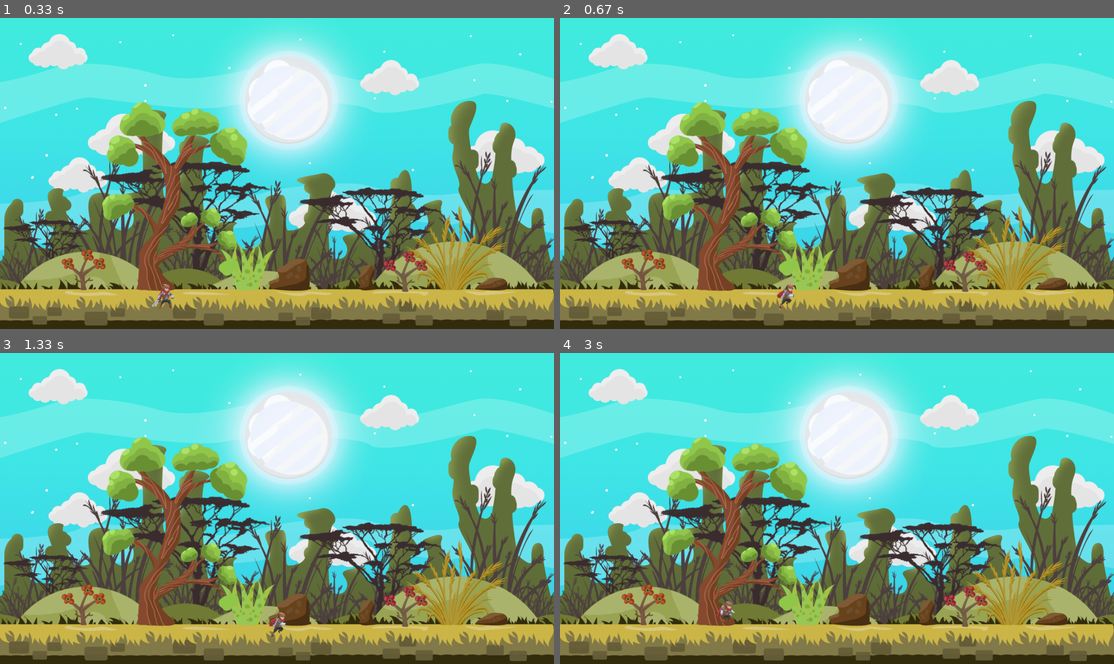
Above: before the commit, frames 1-4 (two rows, left to right).
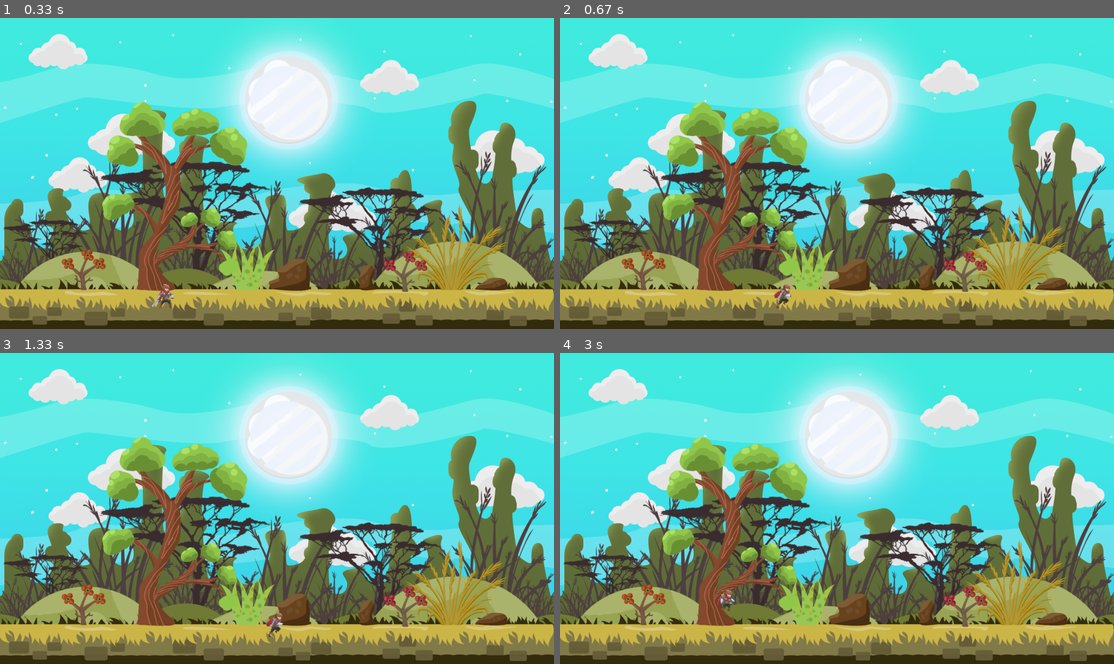
Above: after the commit, the same moments.

Repository: ethanwaggoner/Pygame_Game
Game: pygame game, started from Main.py
Same seed, same stepped clock (60 frames per second), same inputs: the game is played once before the commit and once after it.
Inputs:
- Up to frame 1 (0.33 s): no input
- Up to frame 2 (0.67 s): hold D from 0.33 s (still down)
- Up to frame 3 (1.33 s): release D at 0.8 s; hold W 0.83-1.13 s; hold D from 1.17 s (still down)
- Up to frame 4 (3 s): release D at 1.63 s; hold A 1.67-2.2 s; hold A 2.23-2.63 s; hold W from 2.67 s (still down)

Frame 1 is identical in both runs. In frame 2, 0.1% of the frame differs, in the area x 38-43%, y 85-94%; in frame 3, 0.1%; in frame 4, 0.2%, in the area x 28-32%, y 76-87%.

Commit message:
Added Enemy1 + animations

Diff:
--- a/Enemy.py
+++ b/Enemy.py
@@ -6,6 +6,7 @@
 
     def __init__(self, health, attack, start_x, start_y, enemy_assets: object):
         super().__init__(health, attack, start_x, start_y)
+
         self.health = health
         self.attack = attack
         self.start_x = start_x
@@ -14,8 +15,39 @@
         self.idle_list = enemy_assets.enemy1Idle
         self.walk_list = enemy_assets.enemy1Walk
 
+        self.current_sprite = 0
+        self.scaling = 3
+
+        self.idle_image = self.idle_list[self.current_sprite]
+        self.walk_image = self.walk_list[self.current_sprite]
+
+    def animate(self, image_list):
+        self.current_sprite += 0.15
+        if self.current_sprite >= len(image_list):
+            self.current_sprite = 0
+
     def update(self):
-        pass
+        if self.is_running_left:
+            self.animate(self.walk_list)
+            self.walk_image = self.walk_list[int(self.current_sprite)]
+            self.is_running_left = False
+        if self.is_running_right:
+            self.animate(self.walk_list)
+            self.walk_image = pygame.transform.flip(self.walk_list[int(self.current_sprite)], True, False)
+            self.is_running_right = False
+        if not self.is_running_right and not self.is_running_left and not self.is_facing_right:
+            self.animate(self.idle_list)
+            self.idle_image = self.idle_list[int(self.current_sprite)]
+        elif not self.is_running_right and not self.is_running_left and self.is_facing_right:
+            self.animate(self.idle_list)
+            self.idle_image = pygame.transform.flip(self.idle_list[int(self.current_sprite)], True, False)
+            self.idle_image = self.idle_list[int(self.current_sprite)]
+            self.is_facing_right = False
 
     def render_enemy(self, display, x, y):
-        pass
+        if self.is_running_right or self.is_running_left:
+            big_image = self.resize(self.walk_image, self.scaling)
+            display.blit(big_image, (self.start_x + x, self.start_y + y))
+        elif not self.is_running_right or self.is_running_left:
+            big_idle = self.resize(self.idle_image, self.scaling)
+            display.blit(big_idle, (self.start_x + x, self.start_y + y))
--- a/Entity.py
+++ b/Entity.py
@@ -10,10 +10,27 @@
         self.start_x = start_x
         self.start_y = start_y
 
+        self.is_running_right = False
+        self.is_running_left = False
+        self.is_jumping = False
+        self.is_facing_right = False
+
     def get_cords(self, x, y):
         return self.start_x + x, self.start_y + y
 
+    def run_right(self):
+        self.is_running_right = True
+
+    def run_left(self):
+        self.is_running_left = True
+
+    def jump(self):
+        self.is_jumping = True
+
+    def face_right(self):
+        self.is_facing_right = True
+
     @staticmethod
-    def resize(image, scaling) -> object:
+    def resize(image, scaling):
         image_size = image.get_size()
         return pygame.transform.scale(image, (int(image_size[0] * scaling), int(image_size[1] * scaling)))
--- a/Main.py
+++ b/Main.py
@@ -11,24 +11,26 @@
 FPS_CLOCK = pygame.time.Clock()
 displaySurface = pygame.display.set_mode((1920, 1080))
 displaySurface.fill((255, 255, 255))
-playerPosX, playerPosY, enemy1PosX, enemy1PosY = 0, 0, 0, 0
+playerPosX, playerPosY = 0, 0
+enemy1PosX, enemy1PosY = 0, 0
 velocity = 10
 jumpHeight = 10
 level = 1
 
 Assets = Assets()
 Player = Player(100, 25, 500, 850, Assets)
-Enemy1 = Enemy(50, 20, 500, 850, Assets)
+Enemy1 = Enemy(50, 20, 1050, 600, Assets)
 Background1 = Background(Assets.Level1, displaySurface)
 Background2 = Background(Assets.Level2, displaySurface)
 
 
-def draw(background):
+def draw(background, get_level):
     background.render()
     Player.render_player(displaySurface, playerPosX, playerPosY)
-    Enemy1.render_enemy(displaySurface, enemy1PosX, enemy1PosY)
     Player.update()
-    Enemy1.update()
+    if get_level == 2:
+        Enemy1.render_enemy(displaySurface, enemy1PosX, enemy1PosY)
+        Enemy1.update()
     pygame.display.update()
     FPS_CLOCK.tick(FPS)
 
@@ -38,6 +40,12 @@
 
     keys = pygame.key.get_pressed()
     playerCords = Player.get_cords(playerPosX, playerPosY)
+    enemyCords = Enemy1.get_cords(enemy1PosX, enemy1PosY)
+
+    if level == 1:
+        draw(Background1, level)
+    elif level == 2:
+        draw(Background2, level)
 
     for event in pygame.event.get():
         if event.type == pygame.QUIT:
@@ -60,11 +68,6 @@
         if playerPosY <= 0:
             playerPosY += 50
 
-    if level == 1:
-        draw(Background1)
-    elif level == 2:
-        draw(Background2)
-
     if playerCords[0] >= 1850 and level == 1:
         Player.start_x = -1350
         Player.start_y = 750
@@ -73,3 +76,15 @@
         Player.start_x = 500
         Player.start_y = 850
         level = 1
+
+    if enemyCords[0] - 100 >= playerCords[0]:
+        enemy1PosX -= 3.5
+        Enemy1.run_left()
+    elif enemyCords[0] + 100 <= playerCords[0]:
+        enemy1PosX += 3.5
+        Enemy1.run_right()
+    if enemyCords[0] < playerCords[0]:
+        Enemy1.face_right()
+
+    print("Player X: " + str(playerCords[0]))
+    print("Enemy1 X: " + str(enemyCords[0]))
--- a/Player.py
+++ b/Player.py
@@ -8,10 +8,6 @@
         super().__init__(health, attack, start_x, start_y)
 
         self.player_assets = player_assets
-
-        self.is_running_right = False
-        self.is_running_left = False
-        self.is_jumping = False
 
         self.player_walk = player_assets.playerWalkRight
         self.idles = player_assets.playerIdle
@@ -26,15 +22,6 @@
         self.scaling = 3
         self.player_width = self.idle_image.get_width() * 2
         self.player_height = self.idle_image.get_height() * 2
-
-    def run_right(self):
-        self.is_running_right = True
-
-    def run_left(self):
-        self.is_running_left = True
-
-    def jump(self):
-        self.is_jumping = True
 
     def animate(self, image_list):
         self.current_sprite += 0.15
Binary file changed: Assets/Enemies/Enemy1Idle/Bringer-of-Death_Idle_1.png
Binary file changed: Assets/Enemies/Enemy1Idle/Bringer-of-Death_Idle_2.png
Binary file changed: Assets/Enemies/Enemy1Idle/Bringer-of-Death_Idle_3.png
Binary file changed: Assets/Enemies/Enemy1Idle/Bringer-of-Death_Idle_4.png
Binary file changed: Assets/Enemies/Enemy1Idle/Bringer-of-Death_Idle_5.png
Binary file changed: Assets/Enemies/Enemy1Idle/Bringer-of-Death_Idle_6.png
Binary file changed: Assets/Enemies/Enemy1Idle/Bringer-of-Death_Idle_7.png
Binary file changed: Assets/Enemies/Enemy1Idle/Bringer-of-Death_Idle_8.png
Binary file changed: Assets/Enemies/Enemy1Walk/Bringer-of-Death_Walk_1.png
Binary file changed: Assets/Enemies/Enemy1Walk/Bringer-of-Death_Walk_2.png
Binary file changed: Assets/Enemies/Enemy1Walk/Bringer-of-Death_Walk_3.png
Binary file changed: Assets/Enemies/Enemy1Walk/Bringer-of-Death_Walk_4.png
(and 4 more such lines)
